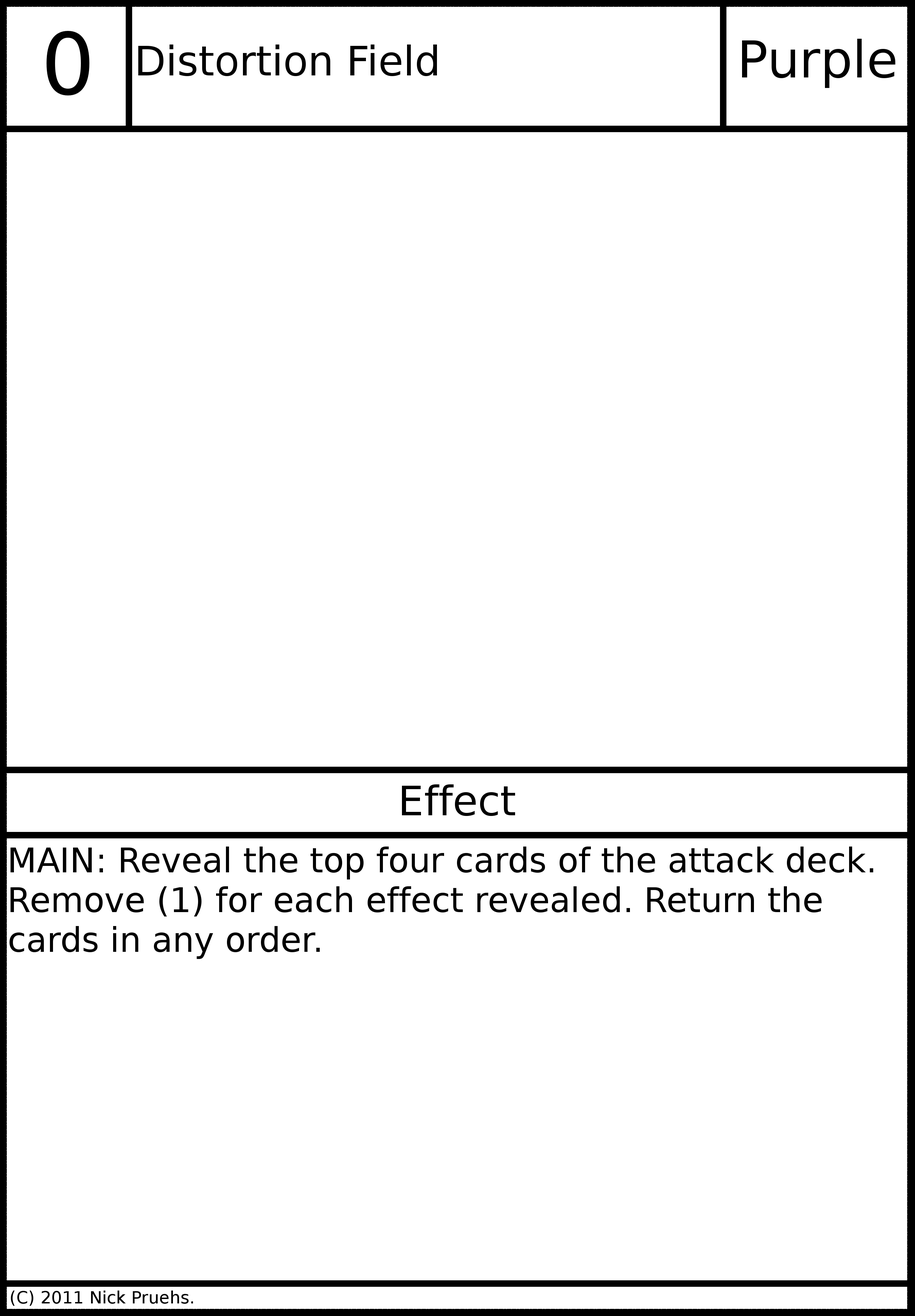
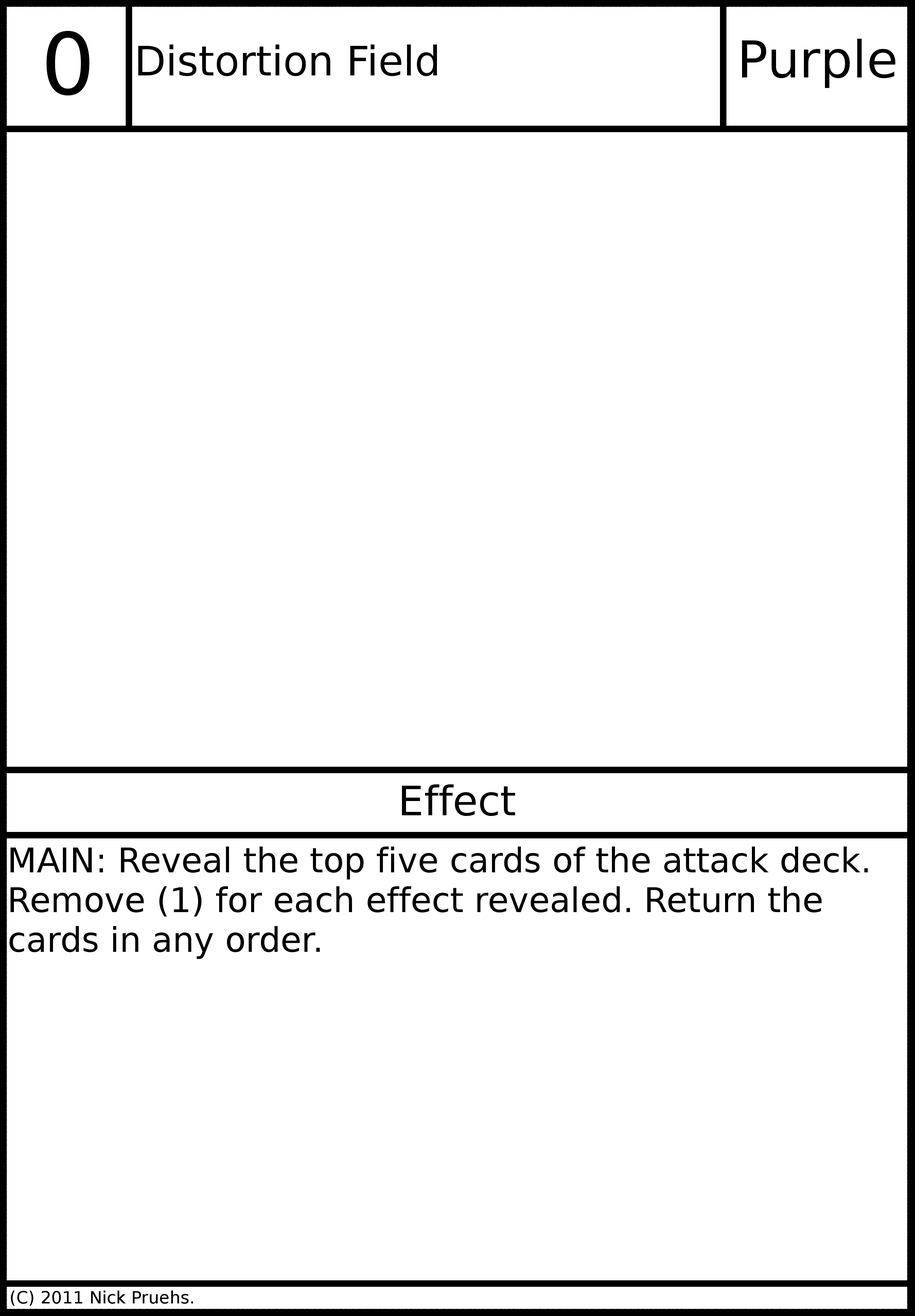
Layered file, before and after one edit (w=915, h=1316). Changes by layer:
painted on "Card Text" over [389,846,873,873]
